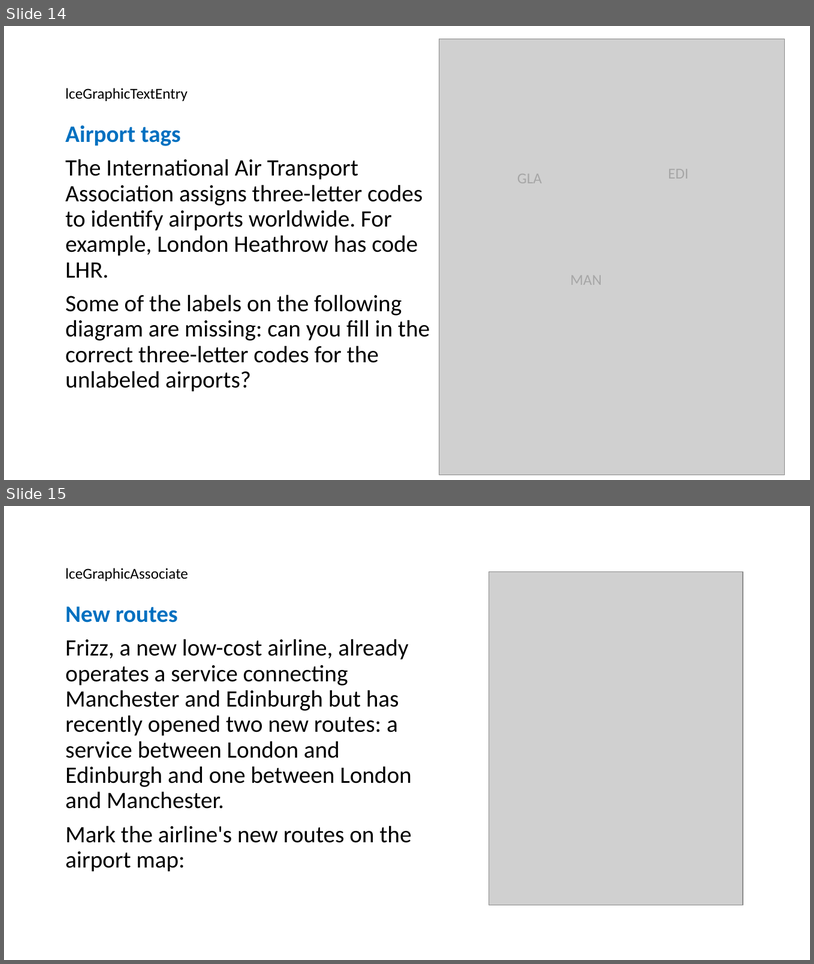
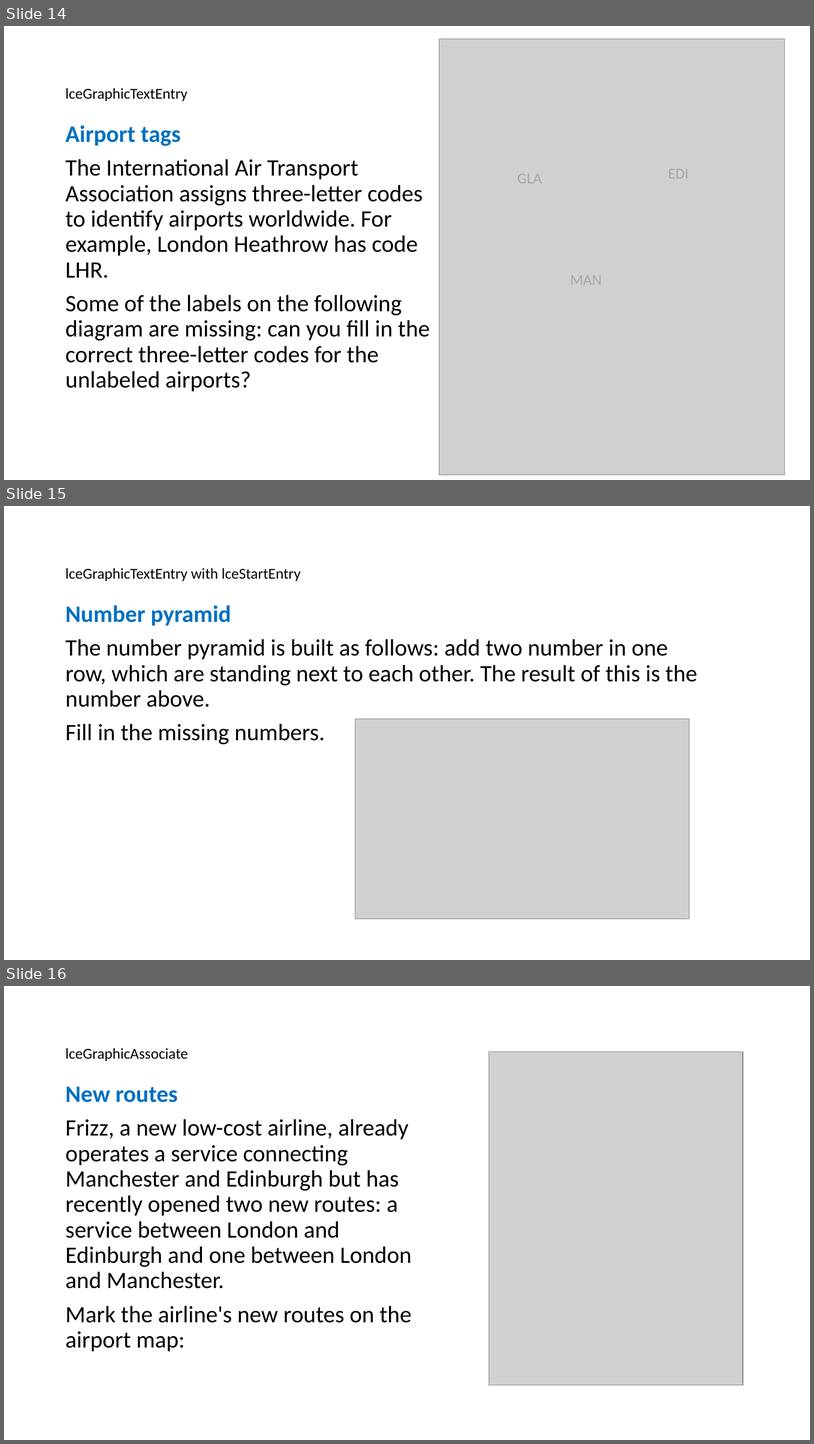
Before and after one commit to birgitstrackenbrock/dita13.lc.extra-interactions, a slide deck: documentation/Interaction_examples_visual.pptx. Shown one above the other, each under a label of ours: slides 14 and 15 before the commit, slides 14, 15 and 16 after it. The pictures are 814x964 and 814x1444 pixels, drawn with LibreOffice and Linux fonts; fonts in the diff are those of the drawing; grey boxes stand for pictures. Boxes give left, top, right and bottom in pixels: in the first picture for what was removed or moved away, otherwise in the second. Text is boxed around its words. In the diff, an @@ line names an element or a change of style, - is before the commit and + after.

Commit message:
add docu for number pyramid

```diff
--- a/documentation/Interaction_examples_visual.pptx
+++ b/documentation/Interaction_examples_visual.pptx
@@ slide 15 added at <box>4,506,810,960</box>, background #FFFFFF @@
@@ title added at <box>65,568,301,581</box>, 18 pt, text #000000 @@
+lceGraphicTextEntry with lceStartEntry
@@ text added at <box>65,605,698,744</box>, 28 pt, text #000000 @@
+Number pyramid
+The number pyramid is built as follows: add two number in one row, which are standing next to each other. The result of this is the number above.
+Fill in the missing numbers.
@@ picture added at <box>356,719,690,919</box> @@
@@ what was slide 15 is now slide 16 @@
```
Also in this commit, not shown: 3 other files.
